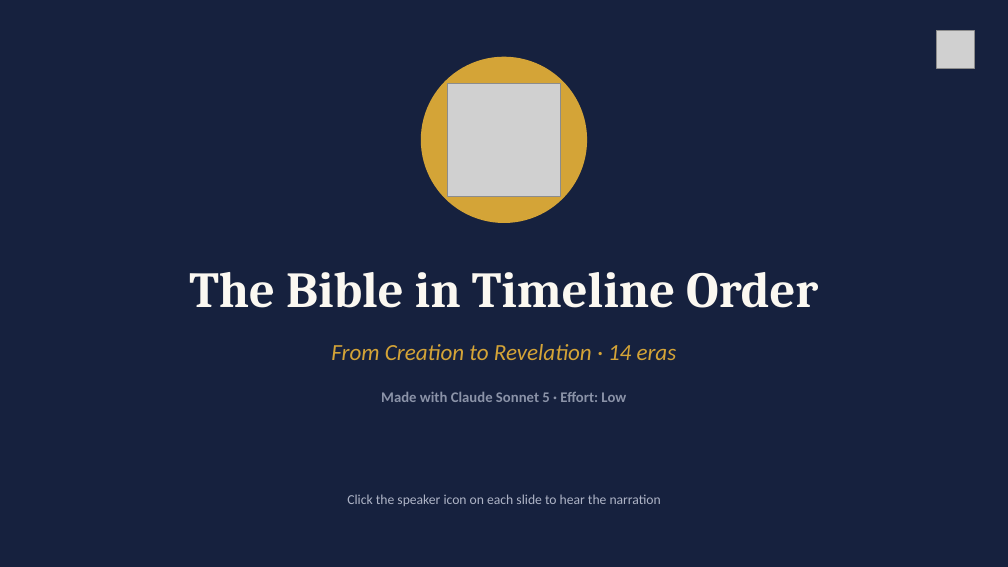
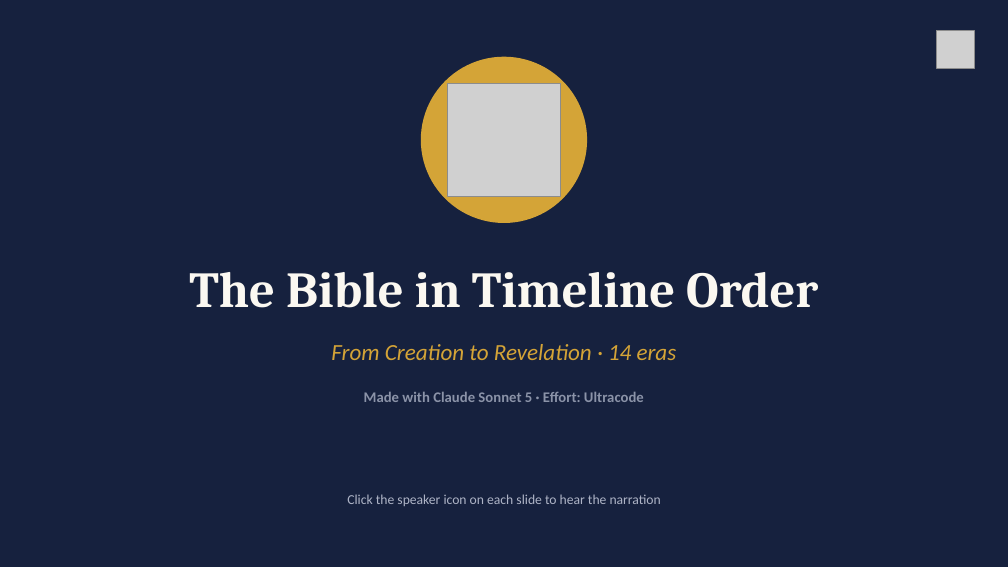
Before and after one commit to mejl/2026-, a slide deck: slide 1 of Bible-Timeline.pptx. Drawn at 1008x567 pixels with LibreOffice and Linux fonts; fonts in the diff are those of the drawing; grey boxes stand for pictures. Boxes give left, top, right and bottom in pixels: in the first picture for what was removed or moved away, otherwise in the second. Text is boxed around its words. In the diff, an @@ line names an element or a change of style, - is before the commit and + after.

```diff
--- a/Bible-Timeline.pptx
+++ b/Bible-Timeline.pptx
@@ text at bbox=[364, 392, 644, 402]: text changed @@
-Made with Claude Sonnet 5 · Effort: Low
+Made with Claude Sonnet 5 · Effort: Ultracode
```
Also in this commit, not shown: 1 other file.
